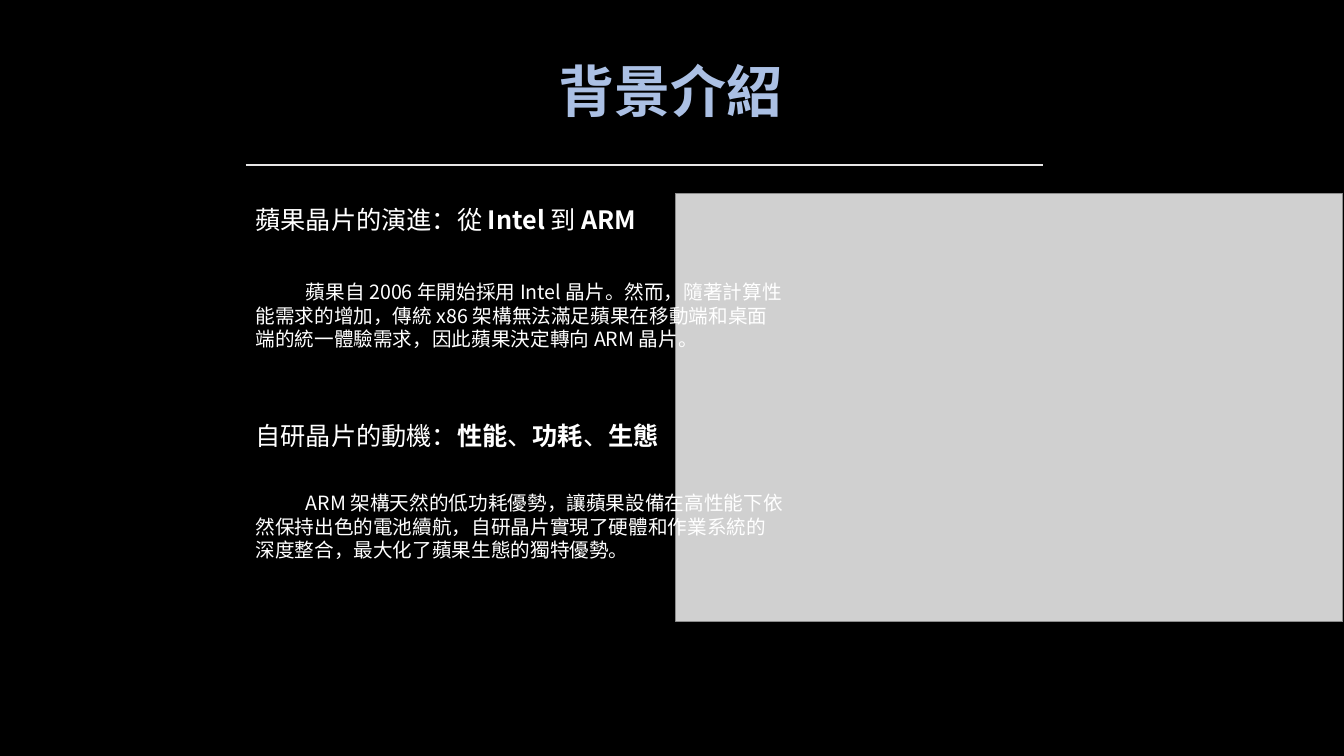
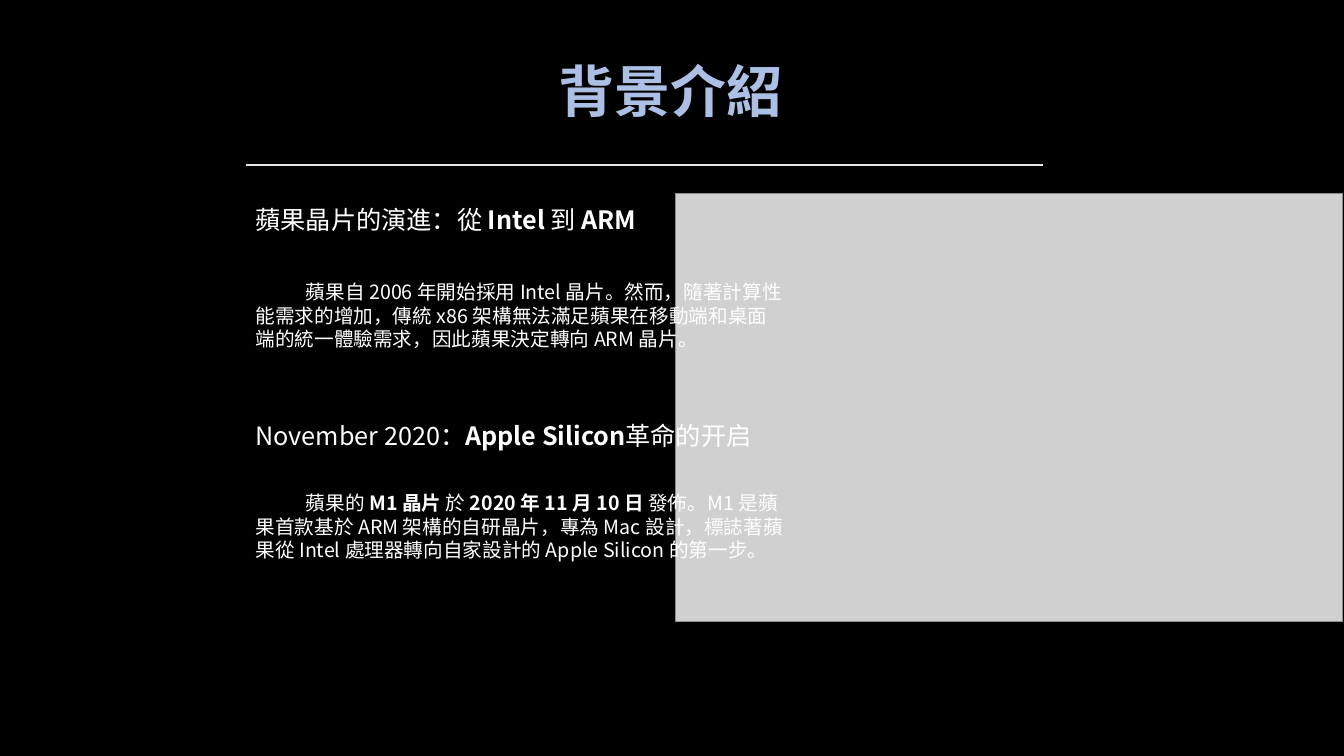
Before and after one commit to miaoyinnu/Apple, a slide deck: slide 3 of Apple.pptx. Drawn at 1344x756 pixels with LibreOffice and Linux fonts; fonts in the diff are those of the drawing; grey boxes stand for pictures. Boxes give left, top, right and bottom in pixels: in the first picture for what was removed or moved away, otherwise in the second. Text is boxed around its words. In the diff, an @@ line names an element or a change of style, - is before the commit and + after.

```diff
--- a/Apple.pptx
+++ b/Apple.pptx
@@ text at (256,419,751,451): text changed @@
-自研晶片的動機：性能、功耗、生態
+November 2020：Apple Silicon革命的开启
@@ text at (256,490,782,563): text changed @@
-ARM 架構天然的低功耗優勢，讓蘋果設備在高性能下依然保持出色的電池續航，自研晶片實現了硬體和作業系統的深度整合，最大化了蘋果生態的獨特優勢。
+蘋果的 M1 晶片 於 2020 年 11 月 10 日 發佈。M1 是蘋果首款基於 ARM 架構的自研晶片，專為 Mac 設計，標誌著蘋果從 Intel 處理器轉向自家設計的 Apple Silicon 的第一步。
```
Also in this commit, not shown: 2 other slides changed.
